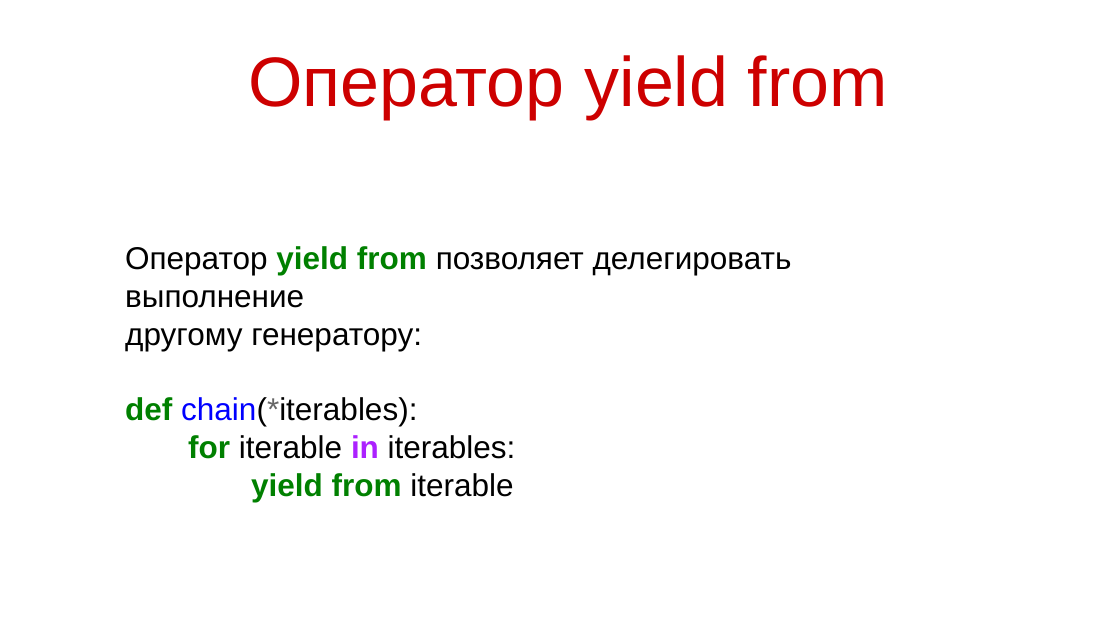
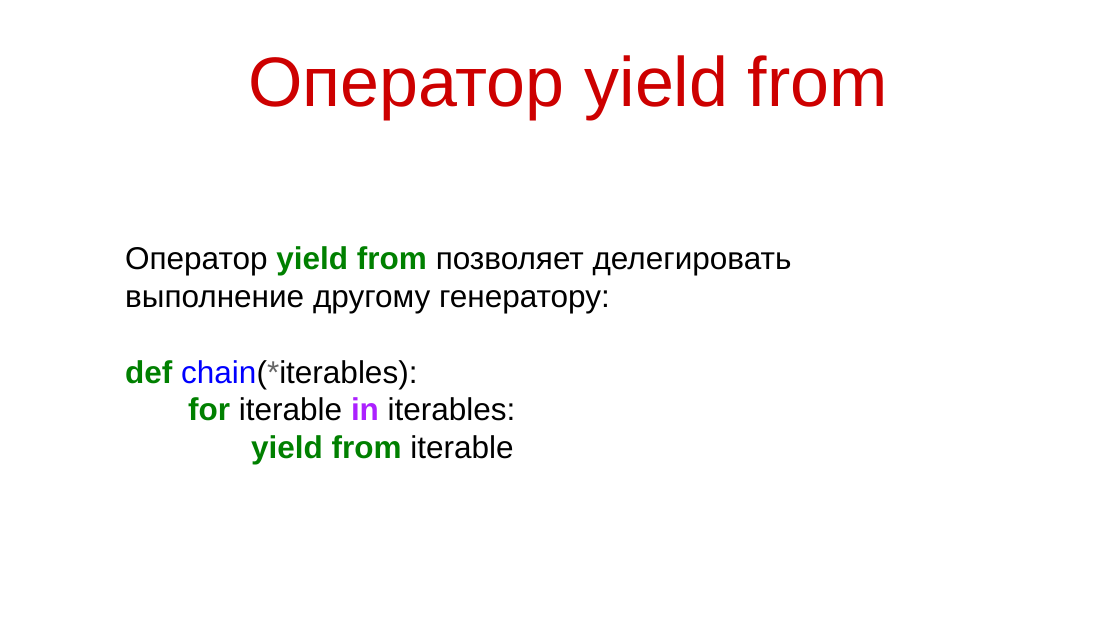
Before and after one commit to maxchv/LearnPython, a slide deck: slide 7 of week10/decorators.pptx. Drawn at 1120x630 pixels with LibreOffice and Linux fonts; fonts in the diff are those of the drawing. Boxes give left, top, right and bottom in pixels: in the first picture for what was removed or moved away, otherwise in the second. Text is boxed around its words. In the diff, an @@ line names an element or a change of style, - is before the commit and + after.

```diff
--- a/week10/decorators.pptx
+++ b/week10/decorators.pptx
@@ text at <box>125,246,792,313</box>: text changed @@
-Оператор yield from позволяет делегировать выполнение
-другому генератору:
+Оператор yield from позволяет делегировать выполнение другому генератору:
```
Also in this commit, not shown: 6 other slides changed, 1 slide added, 1 other file.
